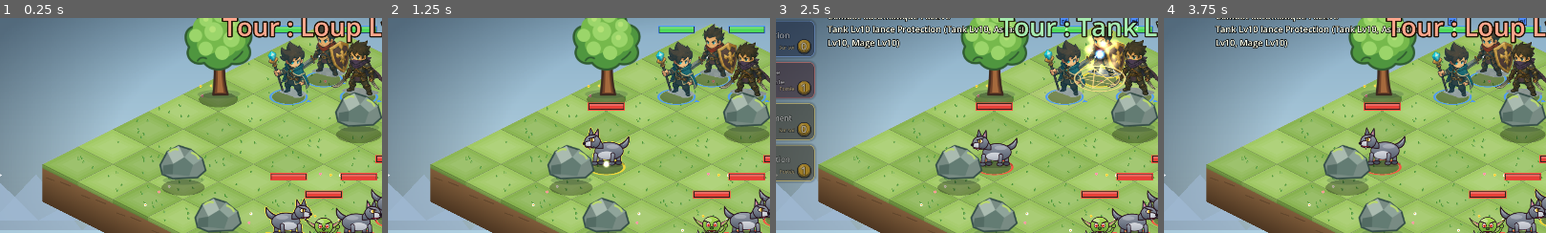
Above: before the commit, frames 1-4 (left to right).
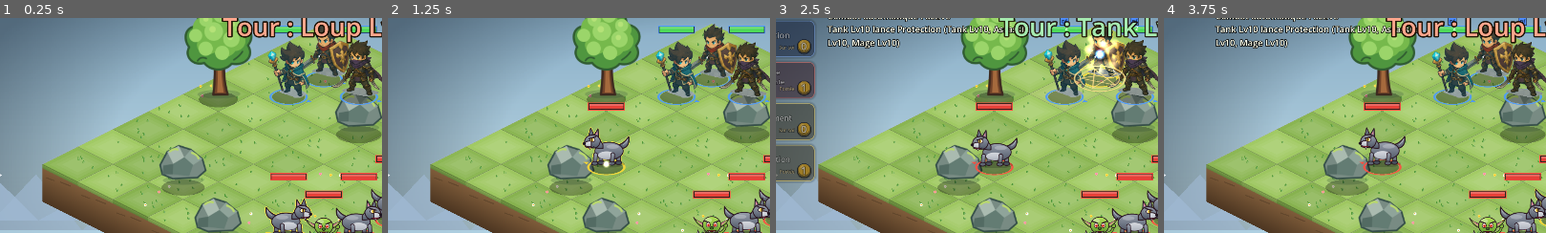
Above: after the commit, the same moments.

Repository: CharlieG42/Zimut
Game: Godot game, scene res://scenes/Main.tscn
Same seed, same stepped clock (60 frames per second), same inputs: the game is played once before the commit and once after it. This scene is started directly instead of the project's main scene.
Inputs:
- Up to frame 1 (0.25 s): no input
- Up to frame 2 (1.25 s): click "Morsure" at 0.5 s
- Up to frame 3 (2.5 s): click "Auto" at 1.25 s; click "Coup de bouclier" at 2 s
- Up to frame 4 (3.75 s): click "Soin de combat" at 2.75 s; click "Son : oui" at 3.5 s
The pictures show only the part of the screen within x 8-58%, y 20-70%; the shares and areas given below are measured in that part.

The runs differ from the first frame. In frame 1, 0.3% of the frame differs, in the area x 89-98%, y 34-41%; in frame 2, 0.4%; in frame 3, 0.4%, in the area x 51-98%, y 34-72%; in frame 4, 0.4%.

Commit message:
Keep combatants visible above forest props

Diff:
--- a/prototype/zimut/scripts/GridManager.gd
+++ b/prototype/zimut/scripts/GridManager.gd
@@ -184,6 +184,9 @@
 	var v := EntityView.new()
 	v.setup(e)
 	v.position = grid_to_screen(int(e["x"]), int(e["y"]))
+	# Les unités restent lisibles même derrière le feuillage des arbres : la profondeur
+	# des décors ne doit pas masquer entièrement un combattant et ne laisser que sa barre de vie.
+	v.z_index = 1
 	_entity_layer.add_child(v)
 	views[uid] = v
 	return v
